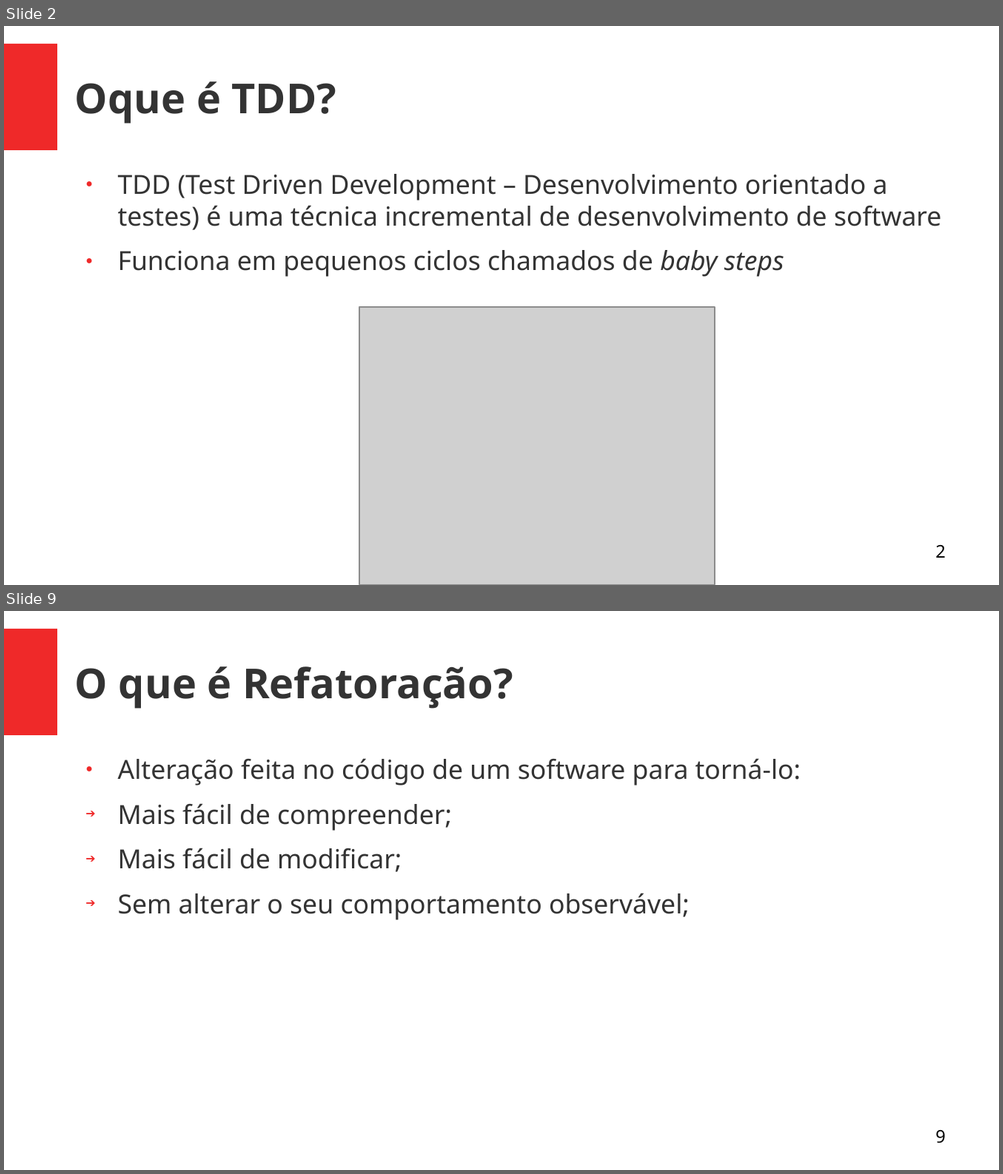
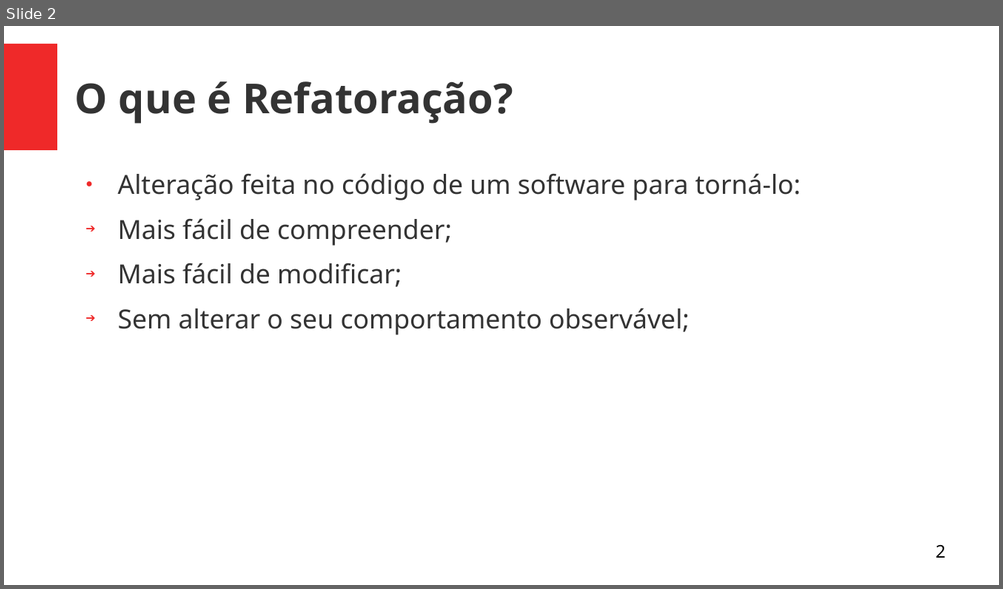
Before and after one commit to Geofisicando/C-orientado-a-testes, a slide deck: slides/refatoracao.odp. Shown one above the other, each under a label of ours: slides 2 and 9 before the commit, slide 2 after it; the slides between them are not shown. The pictures are 1003x1174 and 1003x589 pixels, drawn with LibreOffice and Linux fonts; fonts in the diff are those of the drawing; grey boxes stand for pictures. Boxes give left, top, right and bottom in pixels: in the first picture for what was removed or moved away, otherwise in the second. Text is boxed around its words. In the diff, an @@ line names an element or a change of style, - is before the commit and + after.

```diff
--- a/slides/refatoracao.odp
+++ b/slides/refatoracao.odp
@@ slide 2 removed at <box>4,26,999,585</box>, background #FFFFFF; not listed: 1 template element that a slide beside it also shows @@
@@ title removed at <box>75,82,337,124</box> @@
-Oque é TDD?
@@ text removed at <box>118,174,942,277</box> @@
-● TDD (Test Driven Development – Desenvolvimento orientado a testes) é uma técnica incremental de desenvolvimento de software
-● Funciona em pequenos ciclos chamados de baby steps
@@ picture removed at <box>360,308,715,585</box> @@
@@ page number removed at <box>935,545,945,558</box> @@
-2
@@ what was slide 9 is now slide 2 @@
@@ page number at <box>935,545,945,558</box>: text changed @@
-9
+2
```
Also in this commit, not shown: 1 slide changed, 6 other slides removed, 5 other files.
